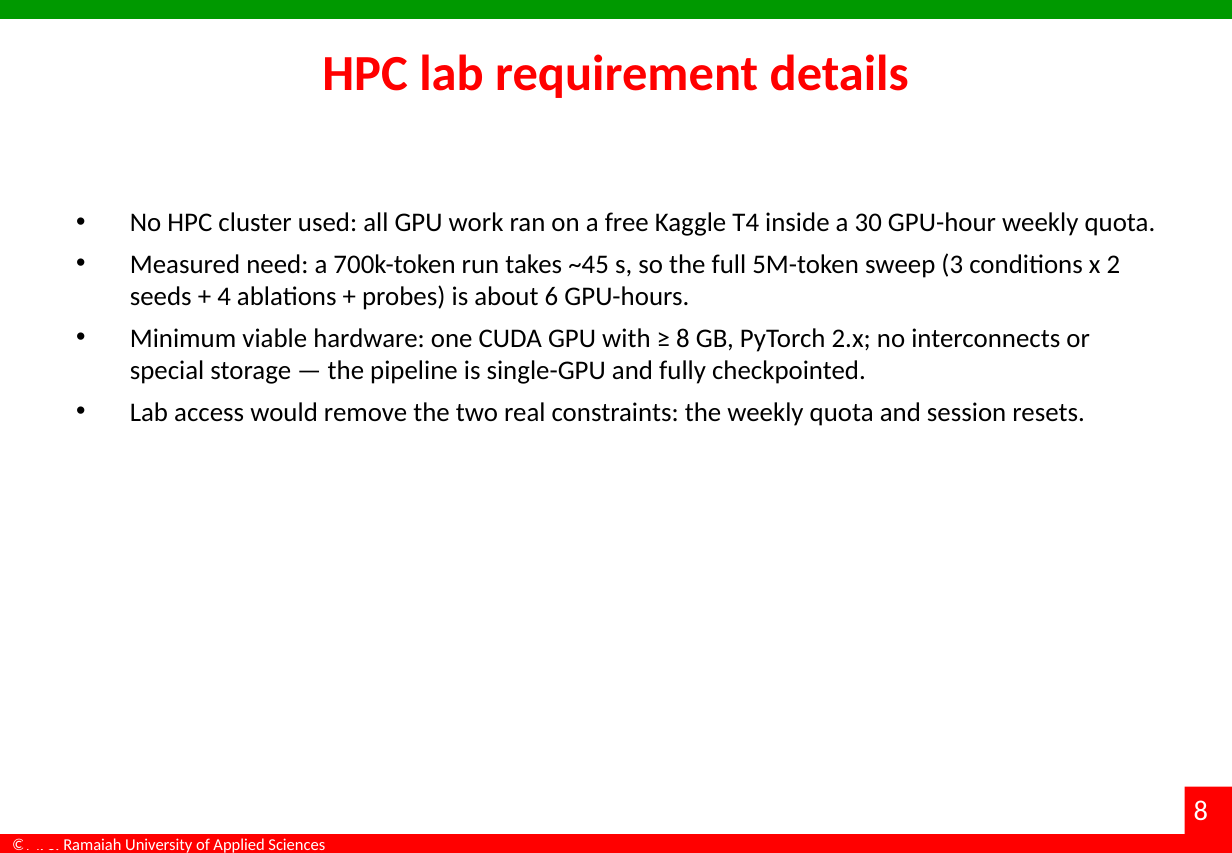
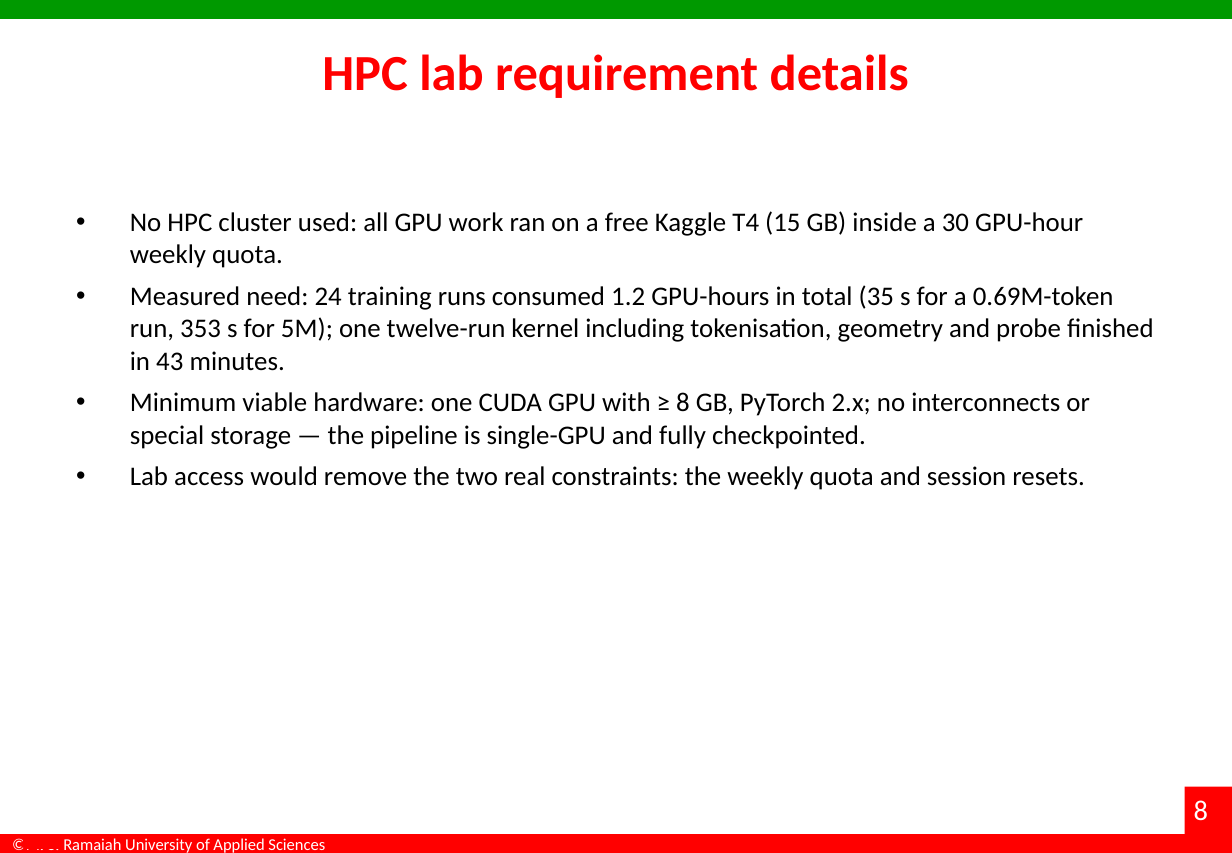
Before and after one commit to dakshadev/7th-sem, a slide deck: slide 8 of docs/Interim_Project_Presentation_7th-sem.pptx. Drawn at 1232x853 pixels with LibreOffice and Linux fonts; fonts in the diff are those of the drawing; background and template pictures are left out. Boxes give left, top, right and bottom in pixels: in the first picture for what was removed or moved away, otherwise in the second. Text is boxed around its words. In the diff, an @@ line names an element or a change of style, - is before the commit and + after.

```diff
--- a/docs/Interim_Project_Presentation_7th-sem.pptx
+++ b/docs/Interim_Project_Presentation_7th-sem.pptx
@@ text at [130,211,1154,371]: text changed @@
-• No HPC cluster used: all GPU work ran on a free Kaggle T4 inside a 30 GPU-hour weekly quota.
-• Measured need: a 700k-token run takes ~45 s, so the full 5M-token sweep (3 conditions x 2 seeds + 4 ablations + probes) is about 6 GPU-hours.
+• No HPC cluster used: all GPU work ran on a free Kaggle T4 (15 GB) inside a 30 GPU-hour weekly quota.
+• Measured need: 24 training runs consumed 1.2 GPU-hours in total (35 s for a 0.69M-token run, 353 s for 5M); one twelve-run kernel including tokenisation, geometry and probe finished in 43 minutes.
```
Also in this commit, not shown: 4 other slides changed.
